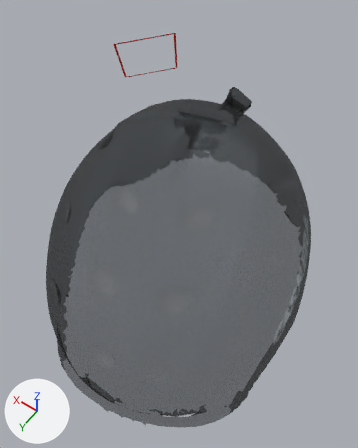
The glTF model Model.gltf as it was, and as the next commit left it.
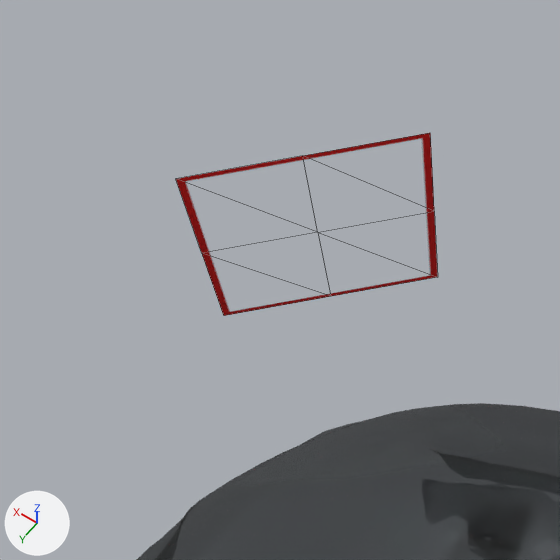
There are two pictures of each version: one whole from a 50 mm camera at (-0.102, 0.174, 0.401) aimed at (0.039, -0.024, 0.091), one close up on the part from 20% to 58% of the width and 0% to 31% of the height. The lights are fixed; the arrows at lower left show +X, +Y and +Z. The close-ups show mesh edges as thin lines. Where no turn or scale is listed for an object, it has been applied to the vertices.

Before the edit, the objects in view are built like this:
```python
me_mesh_0 = bpy.data.meshes.new('Mesh_0')
me_mesh_0.from_pydata(...)  # 9 vertices, 8 faces; spans x -0.0298..0.0301, y -0.0349..0.0347, z -0.0336..0.0338
me_mesh_0.materials.append(mat_material_1)
me_mesh_1 = bpy.data.meshes.new('Mesh_1')
me_mesh_1.from_pydata(...)  # 12977 vertices, 25340 faces; spans x -0.108..0.108, y -0.126..0.126, z 0.0..0.175
me_mesh_1.materials.append(mat_material)
ob_buffer_0_mesh_0 = bpy.data.objects.new('buffer-0-mesh-0', me_mesh_1)
ob_buffer_0_mesh_0.location = (0.0362, -0.0198, 0.0038)
ob_image_plane = bpy.data.objects.new('Image Plane', me_mesh_0)
ob_image_plane.location = (0.1388, -0.1179, 0.1521)
```
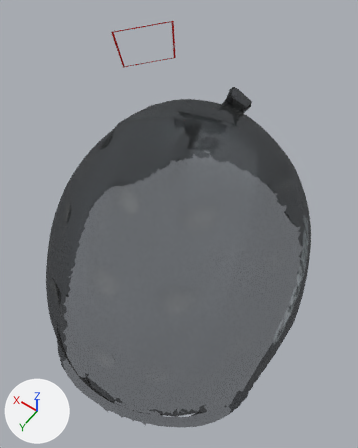
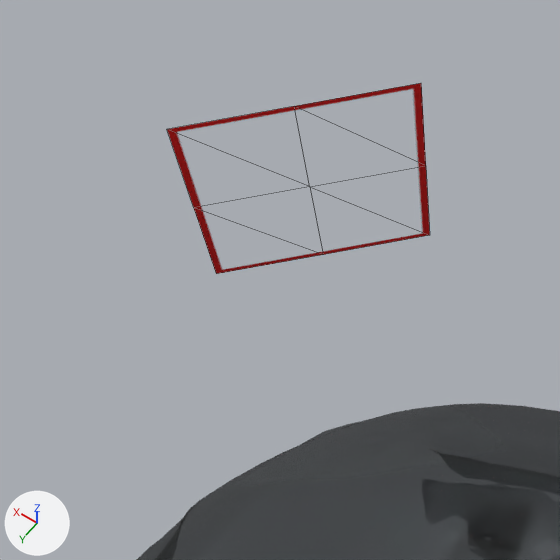
The edits, one by one:
Object 'Image Plane' (ob_image_plane) moves from (0.1388, -0.1179, 0.1521) to (0.145, -0.1235, 0.1577).

What differs and where, as boxes (x1, y1, x2, y2) in the close-ups (560 x 560 px):
'Image Plane', moved
    before: (176, 133, 438, 316)
    after: (167, 83, 430, 274)
